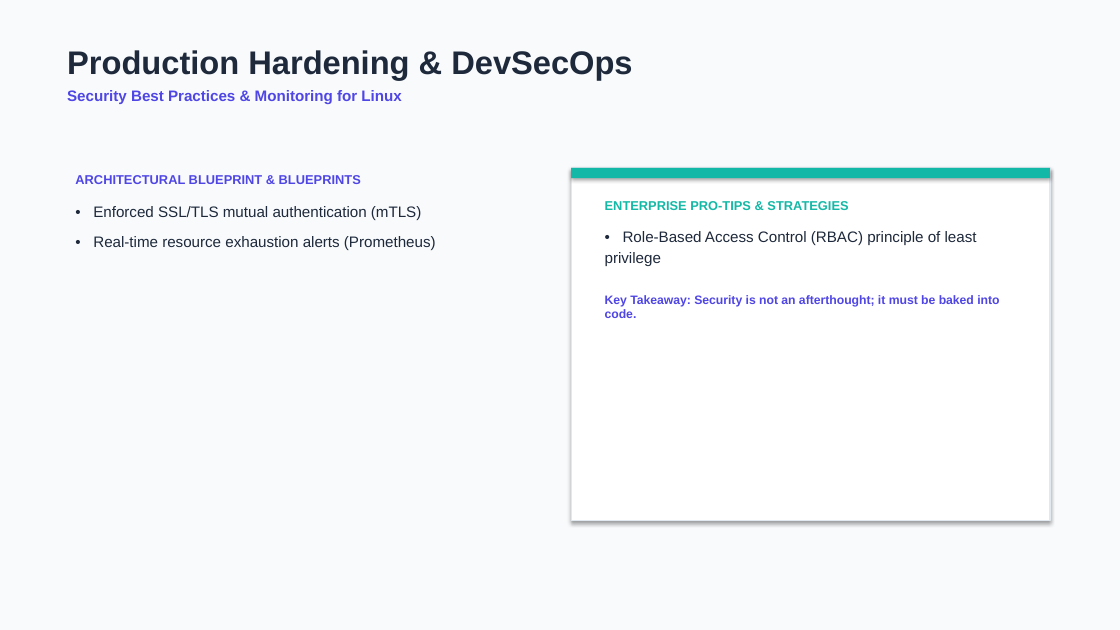
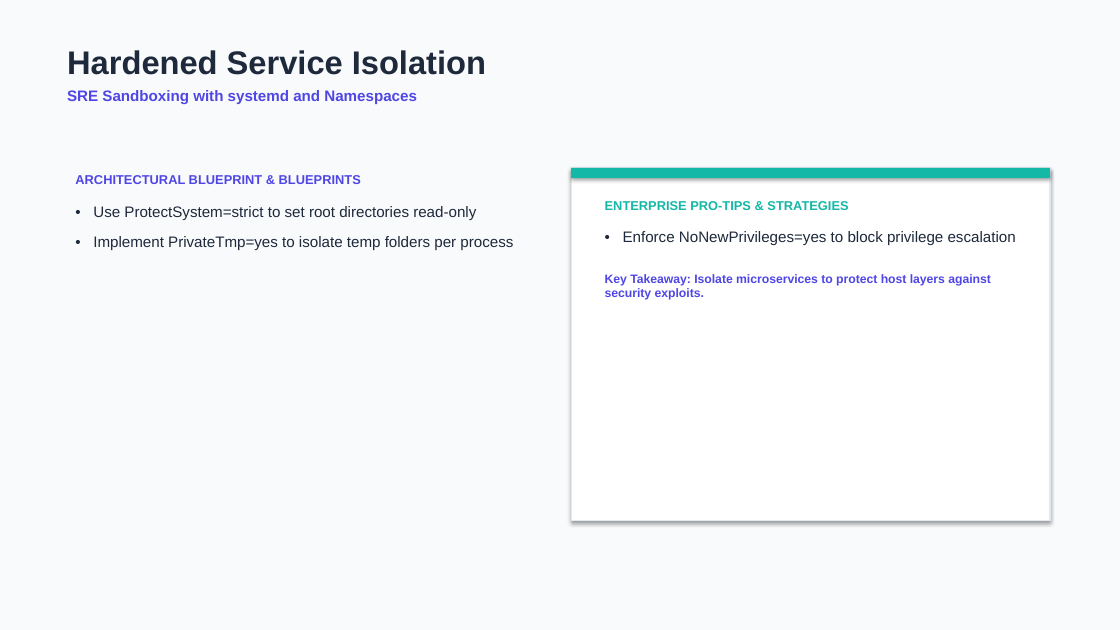
Before and after one commit to Ashu1896/devops_learning_pipeline, a slide deck: slide 3 of linux/presentation/linux.pptx. Drawn at 1120x630 pixels with LibreOffice and Linux fonts; fonts in the diff are those of the drawing. Boxes give left, top, right and bottom in pixels: in the first picture for what was removed or moved away, otherwise in the second. Text is boxed around its words. In the diff, an @@ line names an element or a change of style, - is before the commit and + after.

Commit message:
Added DevOps Learning Content - Linux

```diff
--- a/linux/presentation/linux.pptx
+++ b/linux/presentation/linux.pptx
@@ text at box(67, 50, 486, 104): text changed @@
-Production Hardening & DevSecOps
-Security Best Practices & Monitoring for Linux
+Hardened Service Isolation
+SRE Sandboxing with systemd and Namespaces
@@ text at box(93, 206, 513, 250): text changed @@
-• Enforced SSL/TLS mutual authentication (mTLS)
-• Real-time resource exhaustion alerts (Prometheus)
+• Use ProtectSystem=strict to set root directories read-only
+• Implement PrivateTmp=yes to isolate temp folders per process
@@ text at box(605, 231, 1016, 300): text changed @@
-• Role-Based Access Control (RBAC) principle of least privilege
-Key Takeaway: Security is not an afterthought; it must be baked into code.
+• Enforce NoNewPrivileges=yes to block privilege escalation
+Key Takeaway: Isolate microservices to protect host layers against security exploits.
```
Also in this commit, not shown: 4 other slides changed, 5 other files.
